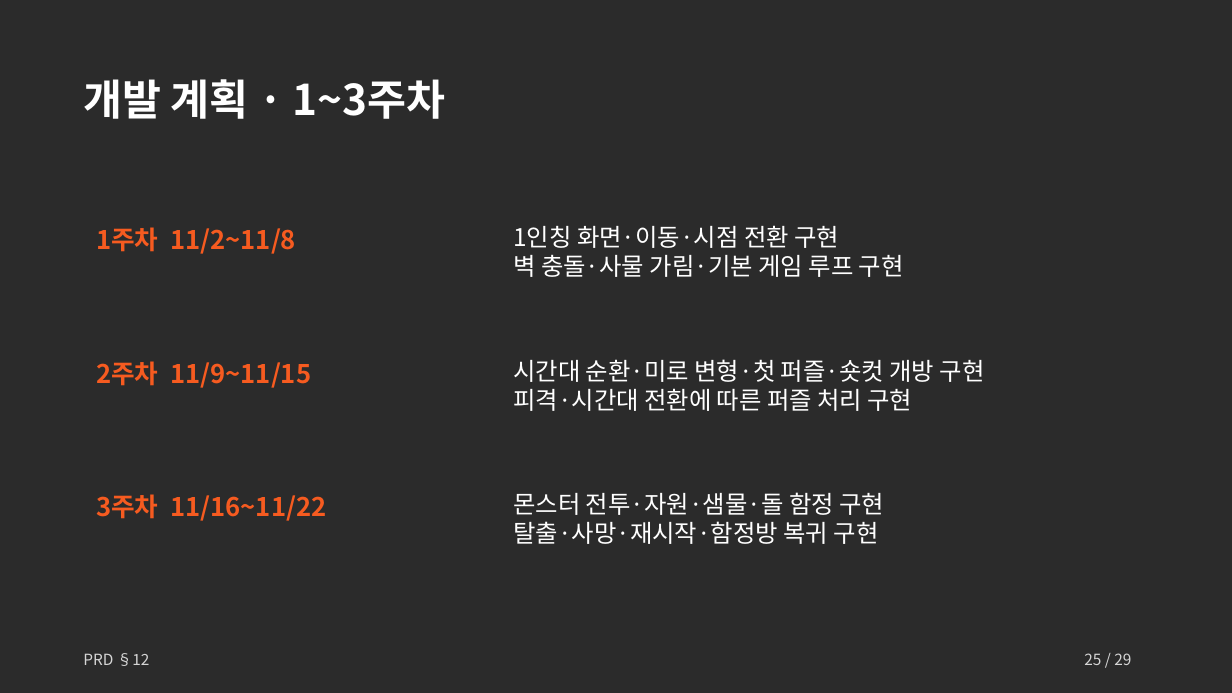
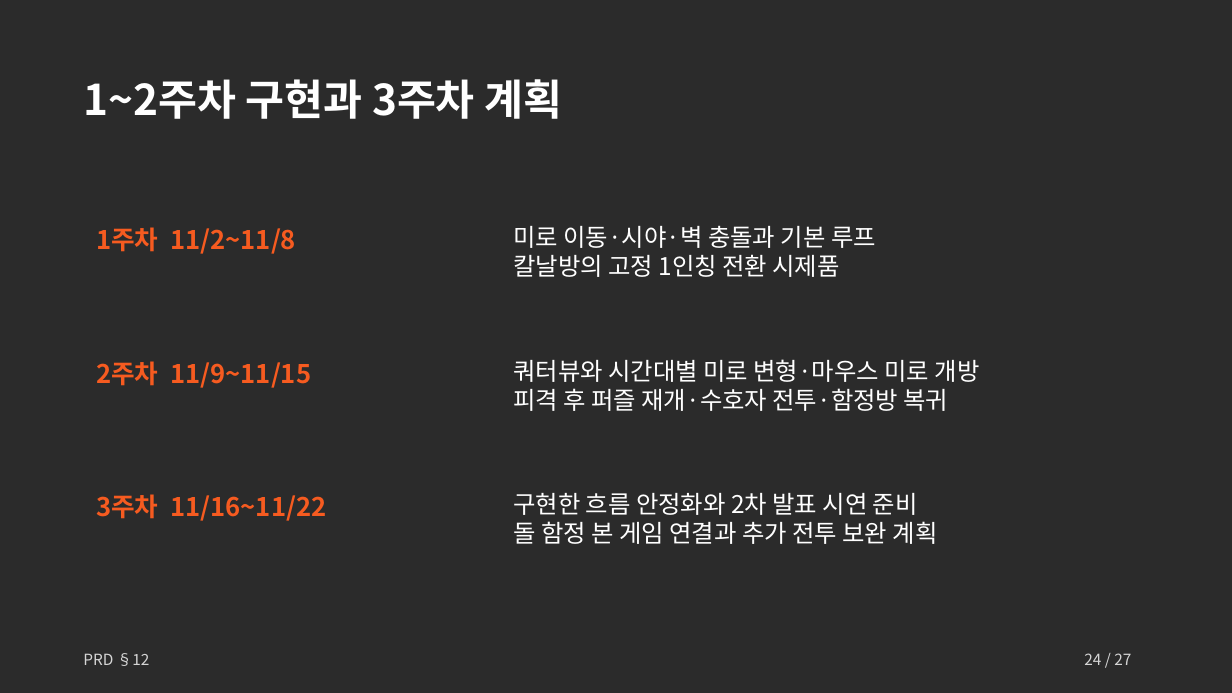
Before and after one commit to Hollolloho/2DGP_TermProject, a slide deck: slide 24 of Docs/초보자를 위한 미로 탈출 안내서_기획안.pptx. Drawn at 1232x693 pixels with LibreOffice and Linux fonts; fonts in the diff are those of the drawing; background and template pictures are left out; a plain dark background stands for a picture behind light text. Boxes give left, top, right and bottom in pixels: in the first picture for what was removed or moved away, otherwise in the second. Text is boxed around its words. In the diff, an @@ line names an element or a change of style, - is before the commit and + after.

```diff
--- a/Docs/초보자를 위한 미로 탈출 안내서_기획안.pptx
+++ b/Docs/초보자를 위한 미로 탈출 안내서_기획안.pptx
@@ text at (83,79,562,119): text changed @@
-개발 계획 · 1~3주차
+1~2주차 구현과 3주차 계획
@@ text at (513,225,876,277): text changed @@
-1인칭 화면·이동·시점 전환 구현
-벽 충돌·사물 가림·기본 게임 루프 구현
+미로 이동·시야·벽 충돌과 기본 루프
+칼날방의 고정 1인칭 전환 시제품
@@ text at (513,359,980,411): text changed @@
-시간대 순환·미로 변형·첫 퍼즐·숏컷 개방 구현
-피격·시간대 전환에 따른 퍼즐 처리 구현
+쿼터뷰와 시간대별 미로 변형·마우스 미로 개방
+피격 후 퍼즐 재개·수호자 전투·함정방 복귀
@@ text at (513,493,938,544): text changed @@
-몬스터 전투·자원·샘물·돌 함정 구현
-탈출·사망·재시작·함정방 복귀 구현
+구현한 흐름 안정화와 2차 발표 시연 준비
+돌 함정 본 게임 연결과 추가 전투 보완 계획
@@ text at (1084,653,1131,665): text changed @@
-25 / 29
+24 / 27
```
Also in this commit, not shown: 26 other slides changed, 7 other files.
